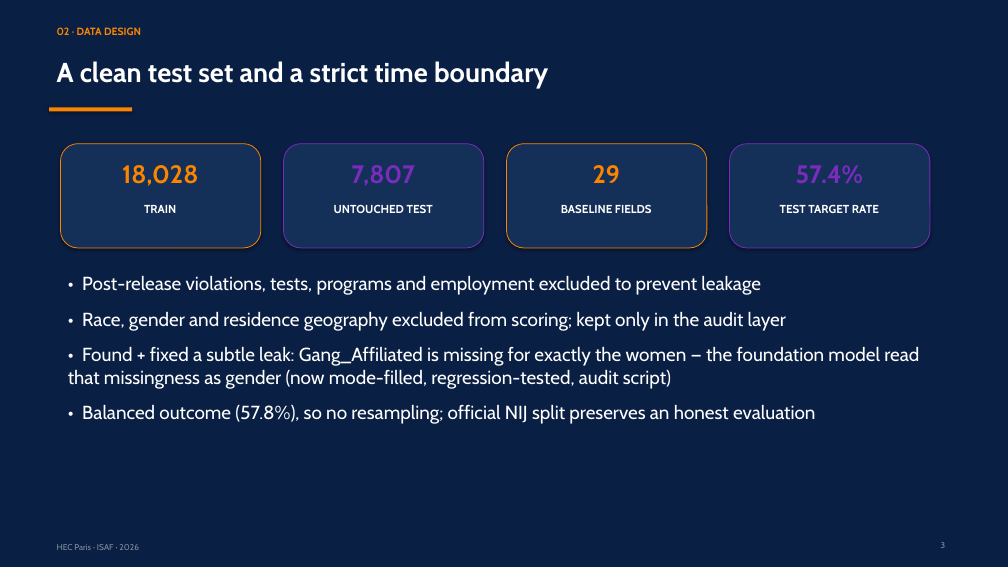
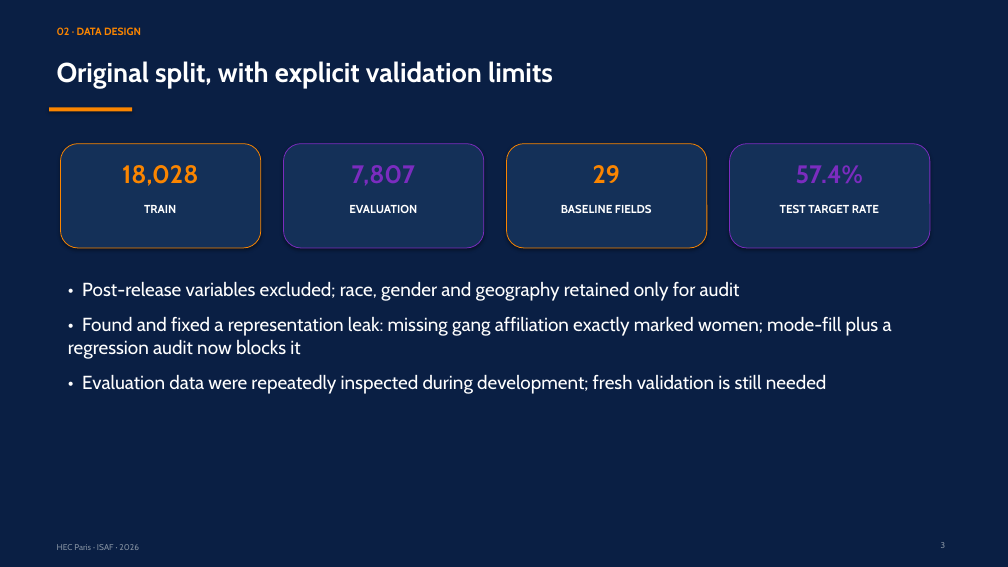
Before and after one commit to RyanBalech/recidivism-forecasting-analysis, a slide deck: slide 3 of reports/ISAF_Recidivism_Presentation.pptx. Drawn at 1008x567 pixels with LibreOffice and Linux fonts; fonts in the diff are those of the drawing. Boxes give left, top, right and bottom in pixels: in the first picture for what was removed or moved away, otherwise in the second. Text is boxed around its words. In the diff, an @@ line names an element or a change of style, - is before the commit and + after.

Commit message:
Regenerate audited results with 16-member GPU ensemble

```diff
--- a/reports/ISAF_Recidivism_Presentation.pptx
+++ b/reports/ISAF_Recidivism_Presentation.pptx
@@ text at box(57, 61, 553, 88): text changed @@
-A clean test set and a strict time boundary
+Original split, with explicit validation limits
@@ text at box(349, 205, 417, 213): text changed @@
-UNTOUCHED TEST
+EVALUATION
@@ text at box(68, 281, 892, 394): text changed @@
-• Post-release violations, tests, programs and employment excluded to prevent leakage
-• Race, gender and residence geography excluded from scoring; kept only in the audit layer
-• Found + fixed a subtle leak: Gang_Affiliated is missing for exactly the women — the foundation model read that missingness as gender (now mode-filled, regression-tested, audit script)
-• Balanced outcome (57.8%), so no resampling; official NIJ split preserves an honest evaluation
+• Post-release variables excluded; race, gender and geography retained only for audit
+• Found and fixed a representation leak: missing gang affiliation exactly marked women; mode-fill plus a regression audit now blocks it
+• Evaluation data were repeatedly inspected during development; fresh validation is still needed
```
Also in this commit, not shown: 12 other slides changed, 48 other files.
